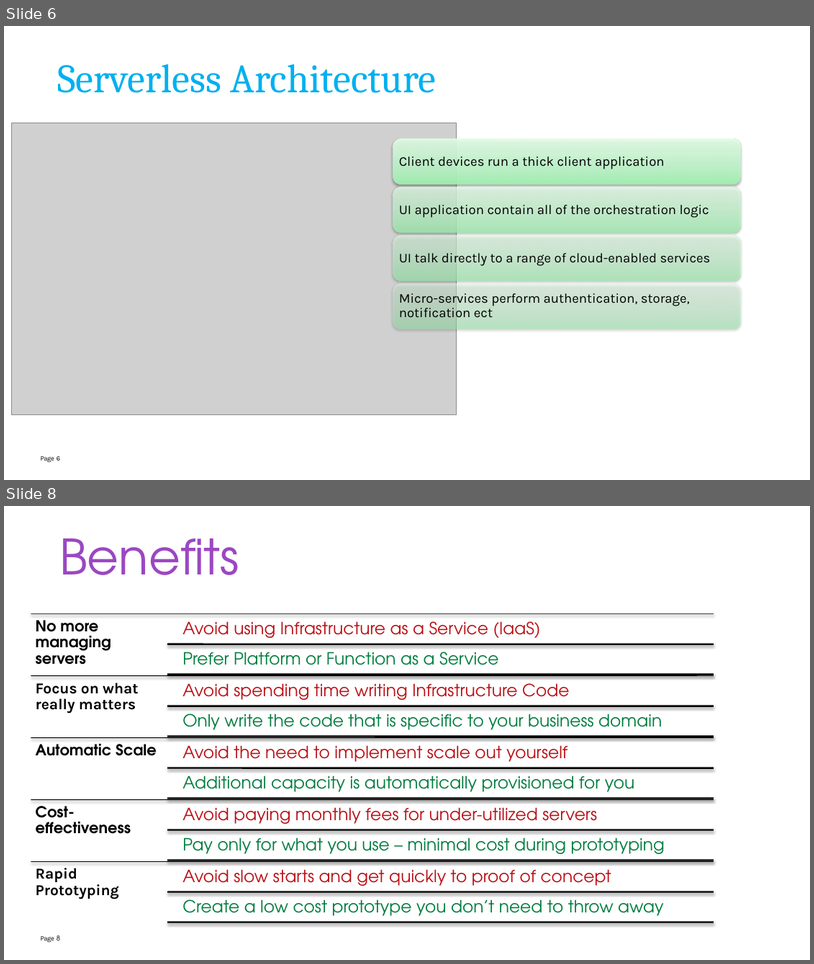
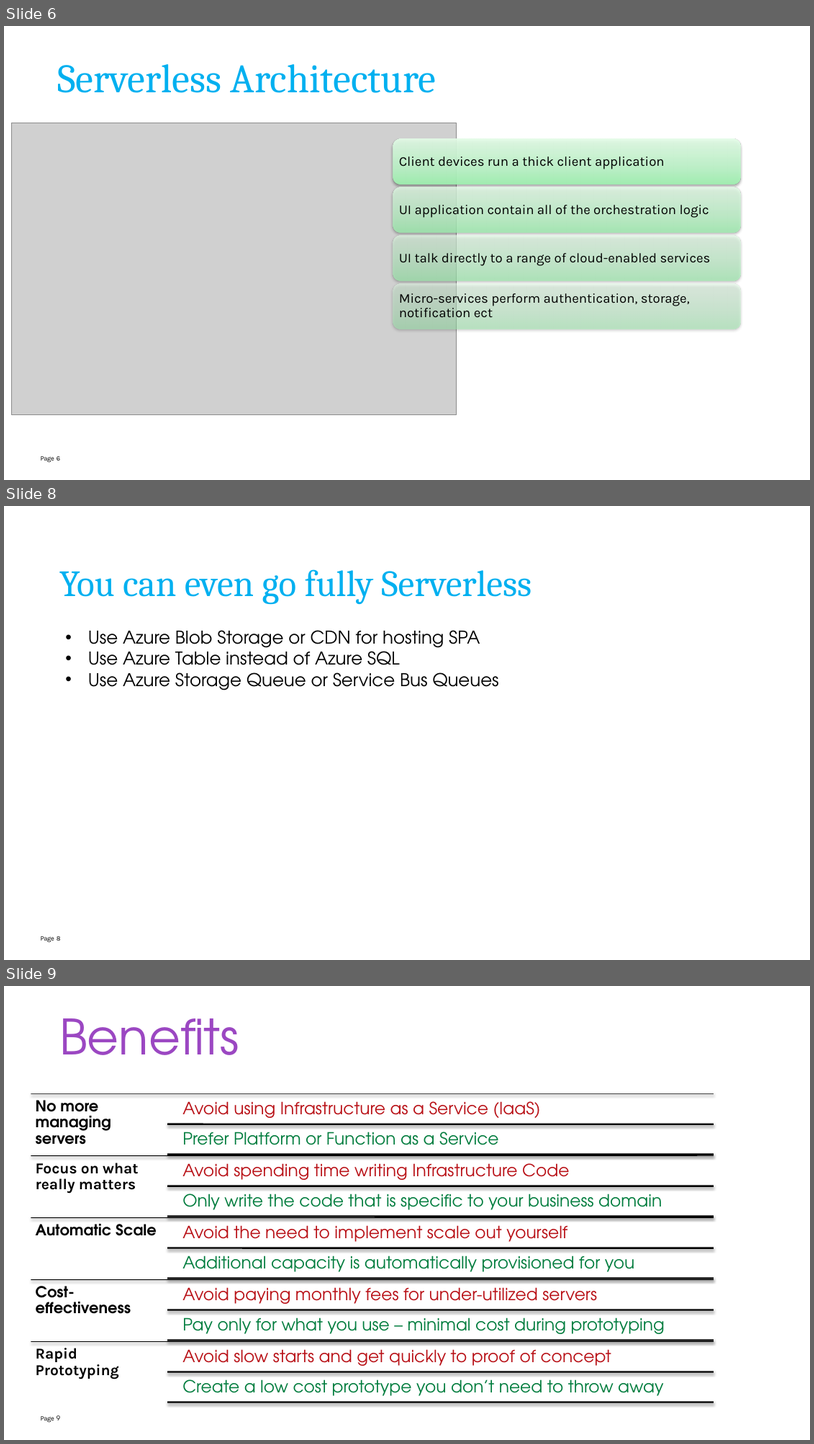
Before and after one commit to mehdikhaleghian/StudyNotes, a slide deck: Azure Functions.pptx. Shown one above the other, each under a label of ours: slides 6 and 8 before the commit, slides 6, 8 and 9 after it; the slides between them are not shown. The pictures are 814x964 and 814x1444 pixels, drawn with LibreOffice and Linux fonts; fonts in the diff are those of the drawing; grey boxes stand for pictures; background and template pictures are left out. Boxes give left, top, right and bottom in pixels: in the first picture for what was removed or moved away, otherwise in the second. Text is boxed around its words. In the diff, an @@ line names an element or a change of style, - is before the commit and + after.

```diff
--- a/Azure Functions.pptx
+++ b/Azure Functions.pptx
@@ slide 8 added at (4,506,810,960), background picture (left out); not listed: 1 template element that a slide beside it also shows @@
@@ title added at (59,569,532,604), 44 pt, text #00B0F0 @@
+You can even go fully Serverless
@@ text added at (88,630,499,690), 21 pt, text #000000 @@
+• Use Azure Blob Storage or CDN for hosting SPA
+• Use Azure Table instead of Azure SQL
+• Use Azure Storage Queue or Service Bus Queues
@@ page number added at (57,936,61,940), 8 pt, text #000000 @@
+8
@@ what was slide 8 is now slide 9 @@
@@ page number at (57,1415,60,1420): text changed @@
-8
+9
```
Also in this commit, not shown: 7 slides changed, 3 other slides added, 10 slides removed, 4 other files.
